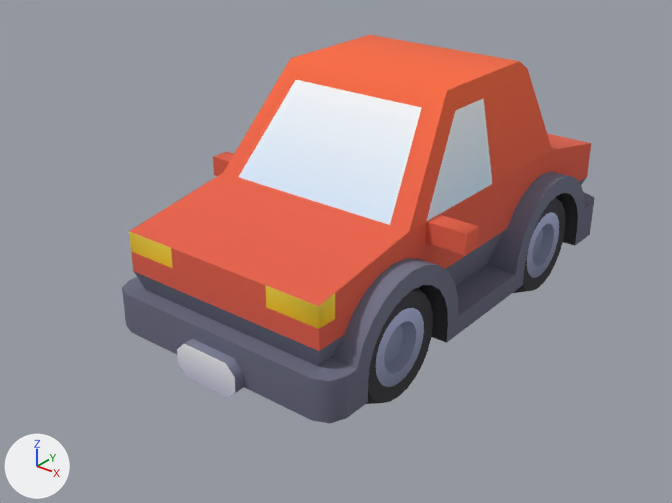
An edit to the glTF model assets-src/raw/car-sedan.glb, drawn before and after from the same camera.
The view is the same before and after, from a 50 mm lens placed at (2.54, -3.53, 2.44), pointed at (-0.11, -0.22, 0.38). Every picture has the same lights, and +X, +Y and +Z are marked at lower left. The older version comes first. Where no turn or scale is listed for an object, it has been applied to the vertices. Vertices at exactly the same position are counted once.

The first picture shows 'body', 'wheel-back-left', 'wheel-front-left'.
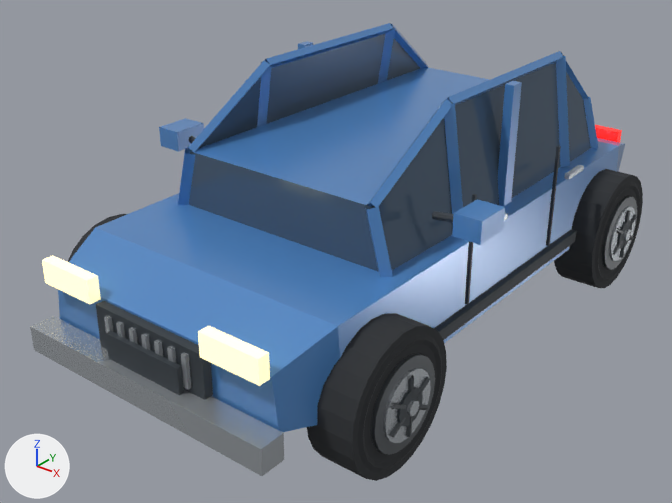
Where the change shows, as pixel boxes [x1, y1, x2, y2] in the pictures (672 x 503 px):
'body-detail', added
    after: [30, 23, 625, 476]
    faces in mat_car_paint (blue #5089c8): [58, 23, 625, 432]
    faces in mat_car_glass (dark blue #4d6176): [189, 34, 591, 271]
    faces in mat_car_metal (light grey #c4cad0): [30, 165, 584, 476]
    faces in mat_car_trim (dark grey #353c42): [96, 146, 577, 400]
    faces in mat_car_headlight (beige #fff5d3, glowing beige #ffeaad): [42, 255, 270, 386]
'body', no longer drawn
    before: [122, 35, 594, 423]
'wheel-front-right', moved (not visible before)
    after: [307, 313, 447, 481]
'wheel-back-right', moved (not visible before)
    after: [554, 169, 643, 288]
'wheel-front-left', reshaped, moved (mostly hidden afterwards)
    before: [366, 288, 433, 404]
    after: [68, 214, 127, 262]
'wheel-back-left', reshaped, moved (not visible afterwards)
    before: [513, 197, 566, 293]
part 1 of me_wheel_back_left, rebuilt (mostly hidden afterwards)
    before: [366, 197, 566, 404]
    after: [68, 214, 127, 262]
part 2 of me_wheel_back_left, deleted
    before: [376, 212, 559, 387]
part 3 of me_wheel_back_left, deleted
    before: [384, 223, 554, 374]

Diff of the bpy script that builds the scene:
```diff
--- a/assets-src/raw/car-sedan.glb.py
+++ b/assets-src/raw/car-sedan.glb.py
@@ me_wheel_back_left @@
-me_wheel_back_left.from_pydata(...)  # 216 vertices, 332 faces; spans x -0.05..0.3, y -0.3..0.3, z -0.3..0.3
-me_wheel_back_left.materials.append(mat_colormap)
+me_wheel_back_left.from_pydata(...)  # 472 vertices, 828 faces; spans x -0.169..0.11, y -0.32..0.32, z -0.32..0.32
+# me_wheel_back_left part 1: the loose piece of 120 vertices spanning x -0.05..0.3, y -0.3..0.3, z -0.3..0.3 is rebuilt with 52 vertices and now spans x -0.11..0.11, y -0.32..0.32, z -0.32..0.32, in mat_car_rubber (dark grey #2c2f32)
+# me_wheel_back_left part 2: the loose piece of 48 vertices spanning x 0.3, y -0.181..0.181, z -0.181..0.181 is deleted
+# me_wheel_back_left part 3: the loose piece of 48 vertices spanning x 0.25..0.3, y -0.12..0.12, z -0.12..0.12 is deleted
+# other edits to the shape of me_wheel_back_left do not show in these pictures
+me_wheel_back_left.materials.append(mat_car_rubber)  # dark grey #2c2f32
+me_wheel_back_left.materials.append(mat_car_dark_metal)  # dark grey #4d5257
+me_wheel_back_left.materials.append(mat_car_metal)  # light grey #c4cad0
+me_wheel_back_left.materials.append(mat_car_trim)  # dark grey #353c42
@@ ob_wheel_front_right @@
 ob_wheel_front_right = bpy.data.objects.new('wheel-front-right', me_wheel_front_right)
-ob_wheel_front_right.location = (-0.3, -0.66, 0.3)
+ob_wheel_front_right.location = (0.75, -1.02, 0.32)
@@ ob_body @@
-ob_body = bpy.data.objects.new('body', me_body)
-ob_body.location = (0.0, 0.025, 0.15)
+ob_body = bpy.data.objects.new('body', None)
+ob_body.location = (0.0, 0.0, 0.0)
@@ ob_wheel_back_left @@
 ob_wheel_back_left = bpy.data.objects.new('wheel-back-left', me_wheel_back_left)
-ob_wheel_back_left.location = (0.3, 0.66, 0.3)
+ob_wheel_back_left.parent = ob_body
+ob_wheel_back_left.location = (-0.75, 1.02, 0.32)
@@ ob_wheel_back_right @@
 ob_wheel_back_right = bpy.data.objects.new('wheel-back-right', me_wheel_front_right)
-ob_wheel_back_right.location = (-0.3, 0.66, 0.3)
+ob_wheel_back_right.location = (0.75, 1.02, 0.32)
@@ ob_wheel_front_left @@
 ob_wheel_front_left = bpy.data.objects.new('wheel-front-left', me_wheel_back_left)
-ob_wheel_front_left.location = (0.3, -0.66, 0.3)
+ob_wheel_front_left.parent = ob_body
+ob_wheel_front_left.location = (-0.75, -1.02, 0.32)
@@ ob_body_detail @@
+ob_body_detail = bpy.data.objects.new('body-detail', me_body_detail)  # 450 vertices, 622 faces; spans x -0.93..0.93, y -1.63..1.69, z 0.2..1.31; in mat_car_paint (blue #5089c8), mat_car_glass (dark blue #4d6176), mat_car_trim (dark grey #353c42), mat_car_metal (light grey #c4cad0), mat_car_headlight (beige #fff5d3, glowing beige #ffeaad), mat_car_taillight (red #d3241d, glowing red #e71910), mat_car_dark_metal (dark grey #4d5257)
+ob_body_detail.location = (0.0, 0.0, 0.0)
```
